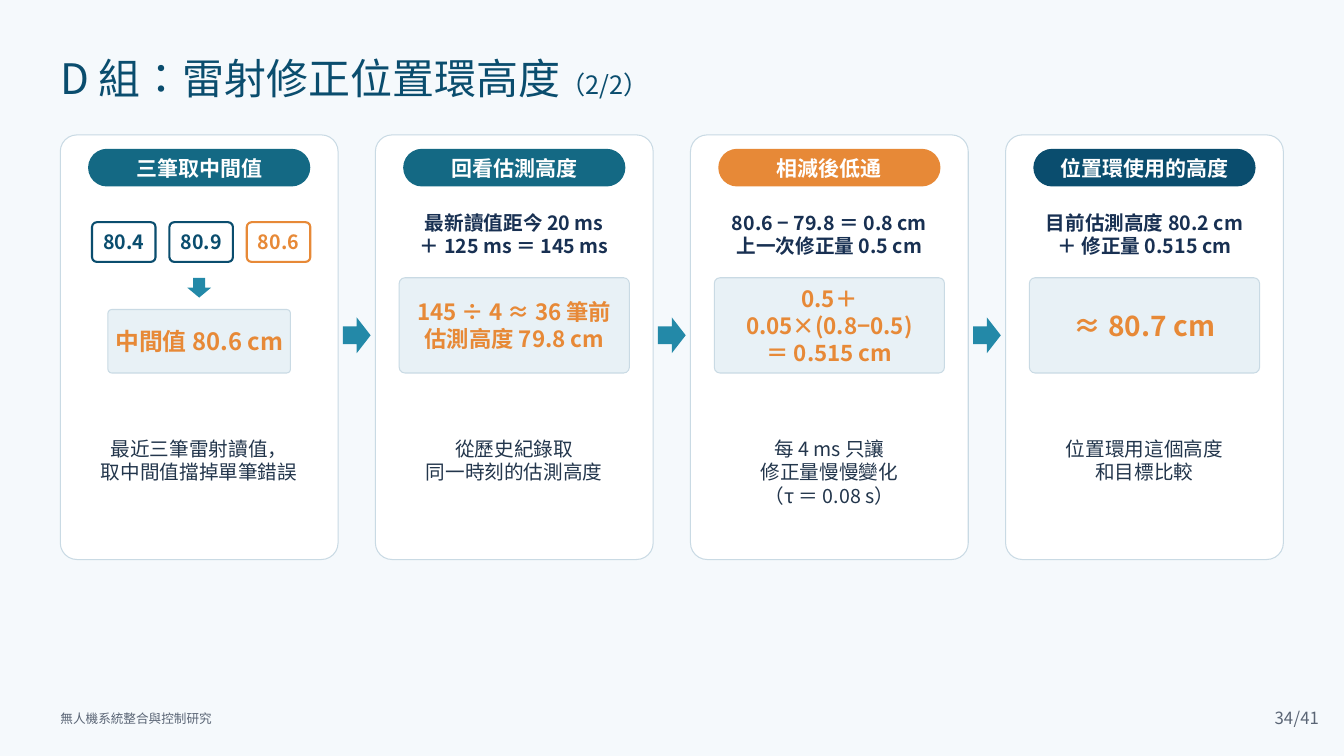
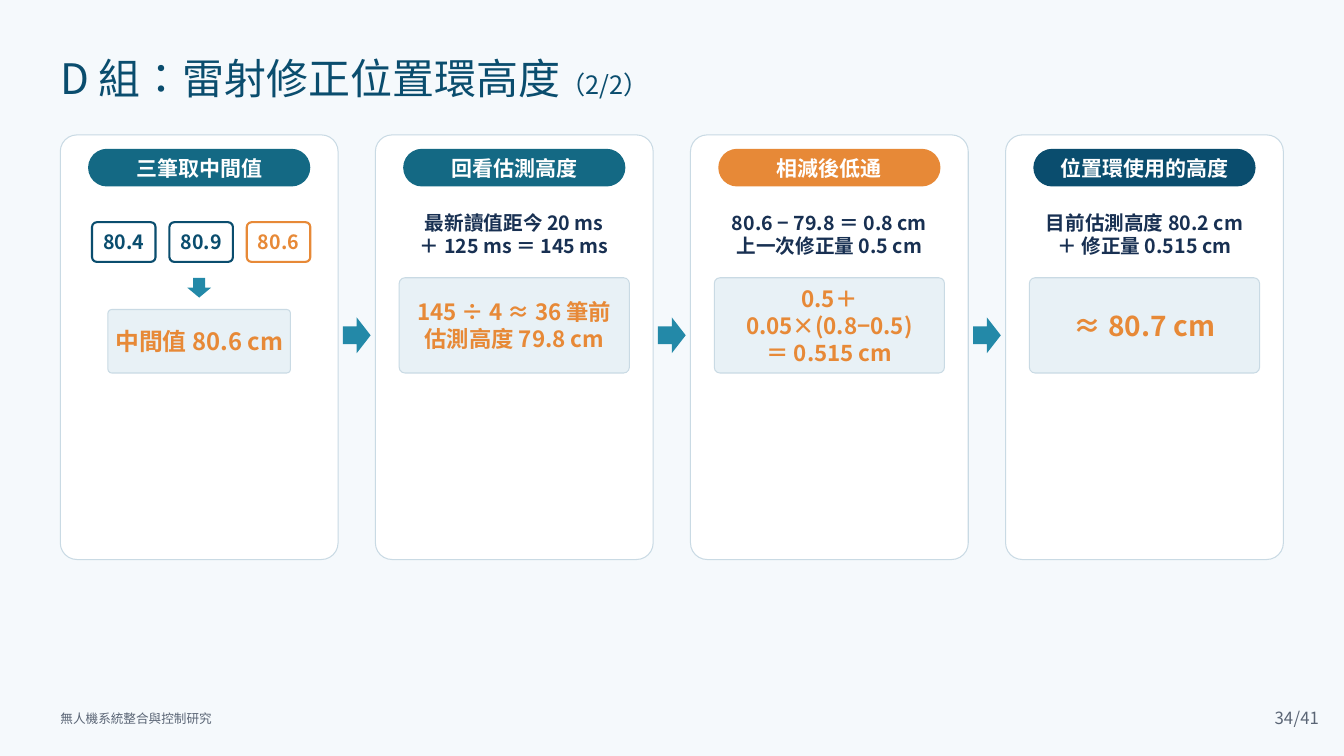
Before and after one commit to lingken1028/-, a slide deck: slide 34 of 無人機系統整合與控制研究_口試簡報 2.pptx. Drawn at 1344x756 pixels with LibreOffice and Linux fonts; fonts in the diff are those of the drawing. Boxes give left, top, right and bottom in pixels: in the first picture for what was removed or moved away, otherwise in the second. Text is boxed around its words. In the diff, an @@ line names an element or a change of style, - is before the commit and + after.

```diff
--- a/無人機系統整合與控制研究_口試簡報 2.pptx
+++ b/無人機系統整合與控制研究_口試簡報 2.pptx
@@ text removed at [101, 439, 297, 481] @@
-最近三筆雷射讀值，
-取中間值擋掉單筆錯誤
@@ text removed at [426, 439, 603, 481] @@
-從歷史紀錄取
-同一時刻的估測高度
@@ text removed at [761, 439, 898, 505] @@
-每 4 ms 只讓
-修正量慢慢變化
-（τ ＝ 0.08 s）
@@ text removed at [1066, 439, 1223, 481] @@
-位置環用這個高度
-和目標比較
```
Also in this commit, not shown: 8 other slides changed.
